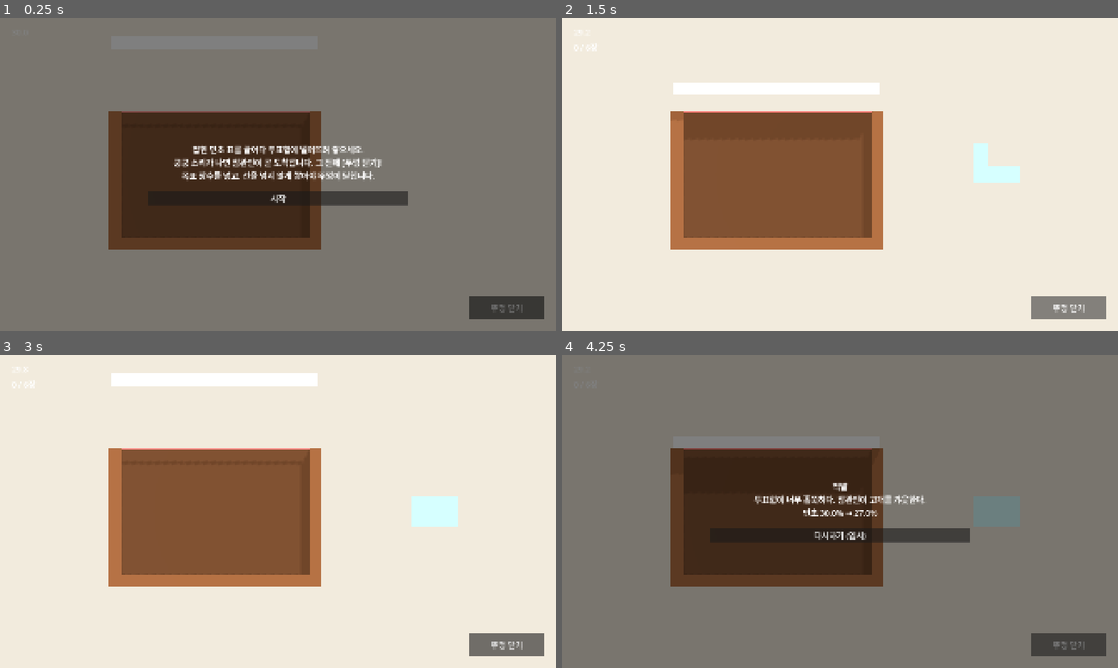
Above: before the commit, frames 1-4 (two rows, left to right).
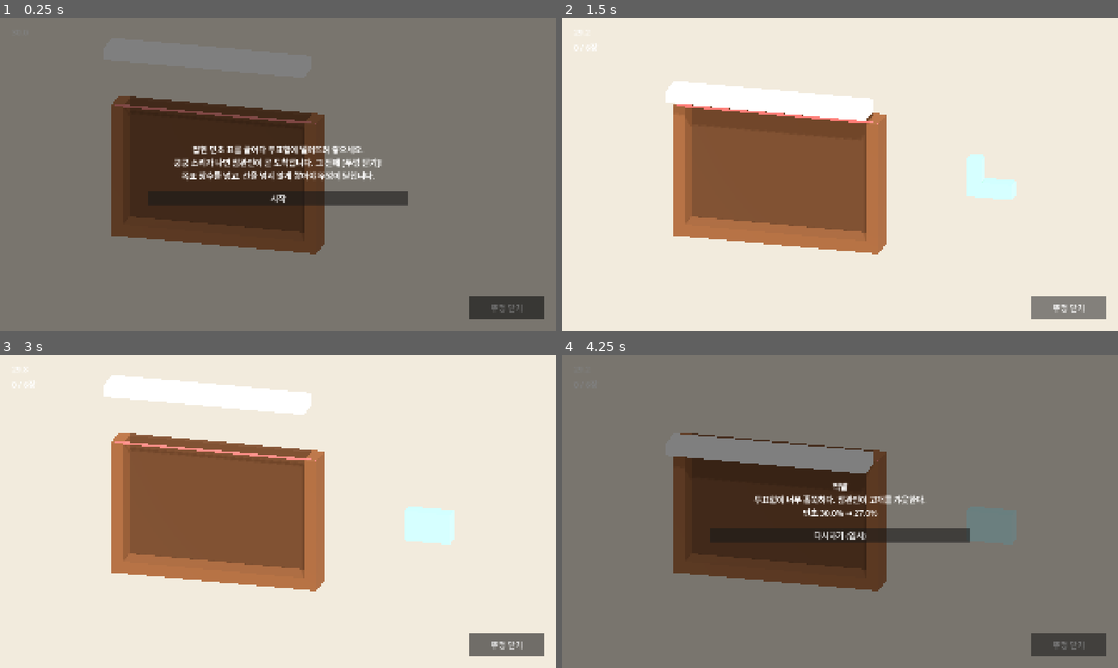
Above: after the commit, the same moments.

Repository: hahaha13791/mincho-game
Game: Godot game, scene res://minigames/ballot_box/ballot_box.tscn
Two runs of this game, one before a commit and one after it. Both use one fixed random seed, a clock stepped at 60 frames per second and the inputs below. The project has no main scene, so this scene is started directly.
Inputs:
- Up to frame 1 (0.25 s): no input
- Up to frame 2 (1.5 s): click "시작" at 0.5 s; click "뚜껑 닫기" at 1.25 s
- Up to frame 3 (3 s): click "다시하기 (임시)" at 2 s; click "시작" at 2.75 s
- Up to frame 4 (4.25 s): click "뚜껑 닫기" at 3.5 s

The runs differ from the first frame. In frame 1, 3.2% of the frame differs, in the area x 19-59%, y 24-76%; in frame 2, 7.7%; in frame 3, 8.8%, in the area x 18-83%, y 5-76%; in frame 4, 4.2%.

Commit message:
feat(minigames/ballot_box): 투표함 배부름 제거, 카메라를 사선 시점으로 변경
정면 시점에서는 표와 벽의 두께가 안 보여 입체감이 없었음.

Co-Authored-By: Claude Sonnet 5.5 <noreply@anthropic.com>

Diff:
--- a/minigames/ballot_box/ballot_box.gd
+++ b/minigames/ballot_box/ballot_box.gd
@@ -213,8 +213,6 @@
 func _refresh() -> void:
 	var inside: Array[BallotPaper] = _in_box()
 	$HUD/FillLabel.text = "%d / %d장%s" % [inside.size(), target_papers, "  (선 넘음!)" if _overflows(inside) else ""]
-	var bulge: float = 1.0 + 0.12 * minf(float(inside.size()) / float(target_papers), 1.0)
-	_body.scale = Vector3(bulge, bulge, 1.0)
 
 
 # --- 화면 ---
--- a/minigames/ballot_box/ballot_box.tscn
+++ b/minigames/ballot_box/ballot_box.tscn
@@ -6,7 +6,7 @@
 script = ExtResource("1")
 
 [node name="Camera3D" type="Camera3D" parent="."]
-transform = Transform3D(1, 0, 0, 0, 1, 0, 0, 0, 1, 0, 0, 12)
+transform = Transform3D(0.9659, -0.0885, 0.2432, 0, 0.9397, 0.342, -0.2588, -0.3304, 0.9077, 2.918, 4.104, 10.892)
 projection = 1
 current = true
 size = 10.0
